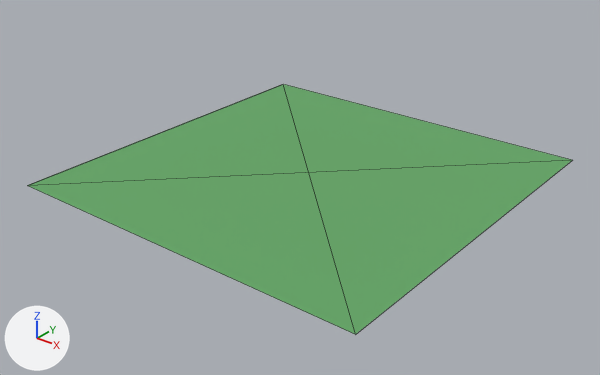
The glTF model src/models/outofbounds.gltf as it was, and as the next commit left it.
Camera for both pictures: a 50 mm lens placed at (3.4, -2.07, 1.8), pointed at (1.05, 0.87, -0.02). Arrows for +X, +Y and +Z are at lower left; the lights stay in place. Mesh edges are drawn as thin lines. Where no turn or scale is listed for an object, it has been applied to the vertices.

Names of what the first picture shows: 'Base[delete]'.
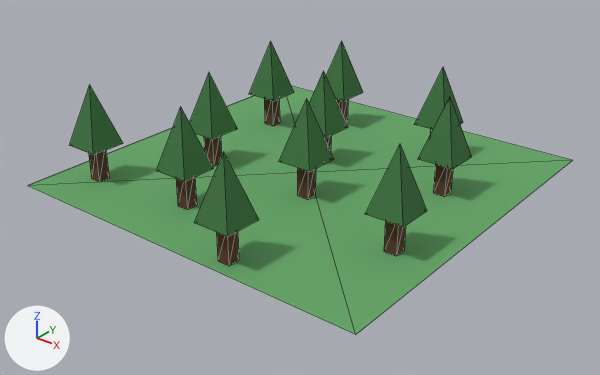
Where the newer file only moved an object's origin or applied its transform, the numbers keep the older frame.

Where the change shows, as pixel boxes (x1, y1, x2, y2) in the pictures (600 x 375 px):
'pyramid.005', added
    after: (194, 152, 259, 237)
'pyramid.009', added
    after: (365, 144, 427, 227)
'pyramid.003', added
    after: (156, 107, 213, 182)
'pyramid.006', added
    after: (279, 99, 334, 172)
'pyramid.008', added
    after: (418, 97, 472, 169)
'pyramid', added
    after: (69, 85, 123, 155)
'pyramid.001', added
    after: (189, 73, 237, 139)
'pyramid.002', added
    after: (249, 42, 294, 101)
'pyramid.004', added
    after: (309, 71, 348, 138)
'pyramid.010', added
    after: (326, 42, 363, 101)
'pyramid.007', added
    after: (414, 67, 463, 129)
'Tree Trunk.005', added
    after: (216, 232, 239, 266)
'Tree Trunk.009', added
    after: (384, 221, 406, 256)
'Tree Trunk.003', added
    after: (176, 177, 197, 210)
'Tree Trunk.006', added
    after: (297, 168, 316, 200)
'Tree Trunk.008', added
    after: (433, 164, 453, 197)
'Tree Trunk', added
    after: (88, 150, 109, 182)
'Tree Trunk.001', added
    after: (204, 136, 222, 166)
'Tree Trunk.002', added
    after: (264, 98, 280, 126)
'Tree Trunk.010', added
    after: (336, 99, 348, 124)
'Tree Trunk.004', added
    after: (324, 136, 331, 151)

Diff of the bpy script that builds the scene:
```diff
--- a/src/models/outofbounds.gltf.py
+++ b/src/models/outofbounds.gltf.py
@@ me_mesh_22 @@
+me_mesh_22.from_pydata(...)  # 5 vertices, 6 faces; spans x -0.094..0.094, y -0.094..0.094, z -0.062..0.25
+me_mesh_22.materials.append(mat_material_0)
@@ me_mesh_21 @@
+me_mesh_21.from_pydata(...)  # a box spanning x 0.188..0.25, y 0.25..0.312, z 0.0..0.188
+me_mesh_21.materials.append(mat_material_0)
@@ ob_pyramid_010 @@
+ob_pyramid_010 = bpy.data.objects.new('pyramid.010', me_mesh_22)
+ob_pyramid_010.location = (0.719, 1.656, 0.25)
@@ ob_tree_trunk_010 @@
+ob_tree_trunk_010 = bpy.data.objects.new('Tree Trunk.010', me_mesh_21)
+ob_tree_trunk_010.location = (0.5, 1.375, 0.0)
@@ ob_pyramid_009 @@
+ob_pyramid_009 = bpy.data.objects.new('pyramid.009', me_mesh_22.copy())
+ob_pyramid_009.location = (1.781, 0.594, 0.25)
@@ ob_tree_trunk_009 @@
+ob_tree_trunk_009 = bpy.data.objects.new('Tree Trunk.009', me_mesh_21.copy())
+ob_tree_trunk_009.location = (1.562, 0.312, 0.0)
@@ ob_tree_trunk_008 @@
+ob_tree_trunk_008 = bpy.data.objects.new('Tree Trunk.008', me_mesh_21.copy())
+ob_tree_trunk_008.location = (1.438, 0.938, 0.0)
@@ ob_pyramid_008 @@
+ob_pyramid_008 = bpy.data.objects.new('pyramid.008', me_mesh_22.copy())
+ob_pyramid_008.location = (1.656, 1.219, 0.25)
@@ ob_pyramid_007 @@
+ob_pyramid_007 = bpy.data.objects.new('pyramid.007', me_mesh_22.copy())
+ob_pyramid_007.location = (1.406, 1.594, 0.25)
@@ ob_tree_trunk_007 @@
+ob_tree_trunk_007 = bpy.data.objects.new('Tree Trunk.007', me_mesh_21.copy())
+ob_tree_trunk_007.location = (1.188, 1.312, 0.0)
@@ ob_pyramid_006 @@
+ob_pyramid_006 = bpy.data.objects.new('pyramid.006', me_mesh_22.copy())
+ob_pyramid_006.location = (1.156, 0.781, 0.25)
@@ ob_tree_trunk_006 @@
+ob_tree_trunk_006 = bpy.data.objects.new('Tree Trunk.006', me_mesh_21.copy())
+ob_tree_trunk_006.location = (0.938, 0.5, 0.0)
@@ ob_pyramid_005 @@
+ob_pyramid_005 = bpy.data.objects.new('pyramid.005', me_mesh_22.copy())
+ob_pyramid_005.location = (1.281, 0.094, 0.25)
@@ ob_tree_trunk_005 @@
+ob_tree_trunk_005 = bpy.data.objects.new('Tree Trunk.005', me_mesh_21.copy())
+ob_tree_trunk_005.location = (1.062, -0.188, 0.0)
@@ ob_pyramid_004 @@
+ob_pyramid_004 = bpy.data.objects.new('pyramid.004', me_mesh_22.copy())
+ob_pyramid_004.location = (0.969, 1.156, 0.25)
@@ ob_tree_trunk_004 @@
+ob_tree_trunk_004 = bpy.data.objects.new('Tree Trunk.004', me_mesh_21.copy())
+ob_tree_trunk_004.location = (0.75, 0.875, 0.0)
@@ ob_pyramid_003 @@
+ob_pyramid_003 = bpy.data.objects.new('pyramid.003', me_mesh_22.copy())
+ob_pyramid_003.location = (0.781, 0.344, 0.25)
@@ ob_tree_trunk_003 @@
+ob_tree_trunk_003 = bpy.data.objects.new('Tree Trunk.003', me_mesh_21.copy())
+ob_tree_trunk_003.location = (0.562, 0.062, 0.0)
@@ ob_tree_trunk_002 @@
+ob_tree_trunk_002 = bpy.data.objects.new('Tree Trunk.002', me_mesh_21.copy())
+ob_tree_trunk_002.location = (0.188, 1.125, 0.0)
@@ ob_pyramid_002 @@
+ob_pyramid_002 = bpy.data.objects.new('pyramid.002', me_mesh_22.copy())
+ob_pyramid_002.location = (0.406, 1.406, 0.25)
@@ ob_tree_trunk_001 @@
+ob_tree_trunk_001 = bpy.data.objects.new('Tree Trunk.001', me_mesh_21.copy())
+ob_tree_trunk_001.location = (0.312, 0.5, 0.0)
@@ ob_pyramid_001 @@
+ob_pyramid_001 = bpy.data.objects.new('pyramid.001', me_mesh_22.copy())
+ob_pyramid_001.location = (0.531, 0.781, 0.25)
@@ ob_tree_trunk @@
+ob_tree_trunk = bpy.data.objects.new('Tree Trunk', me_mesh_21.copy())
+ob_tree_trunk.location = (0.0, 0.0, 0.0)
@@ ob_pyramid @@
+ob_pyramid = bpy.data.objects.new('pyramid', me_mesh_22.copy())
+ob_pyramid.location = (0.219, 0.281, 0.25)
```
